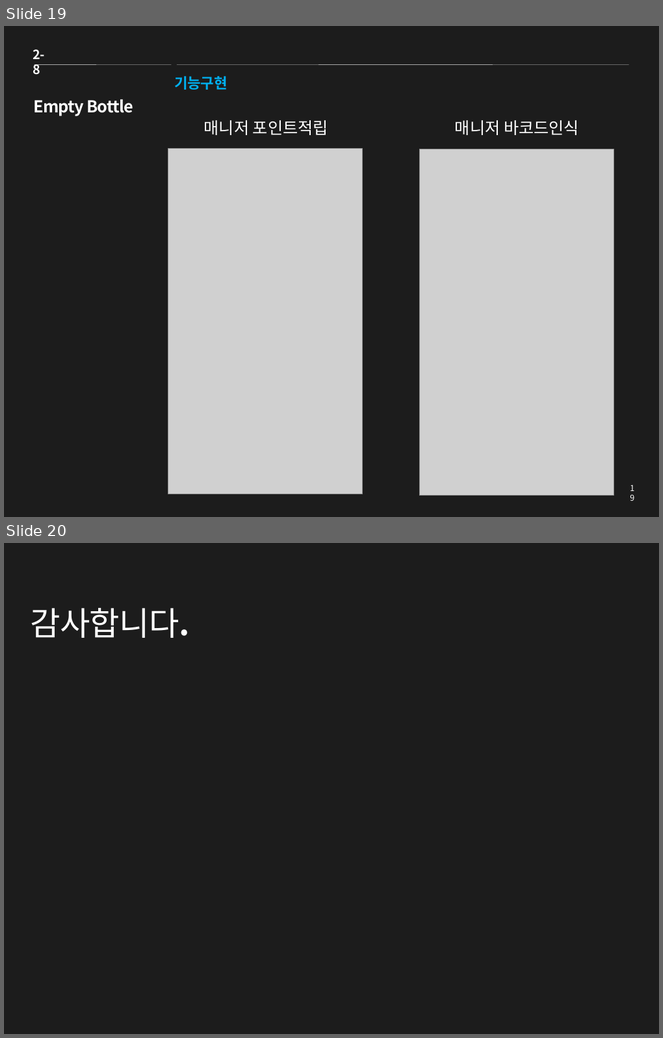
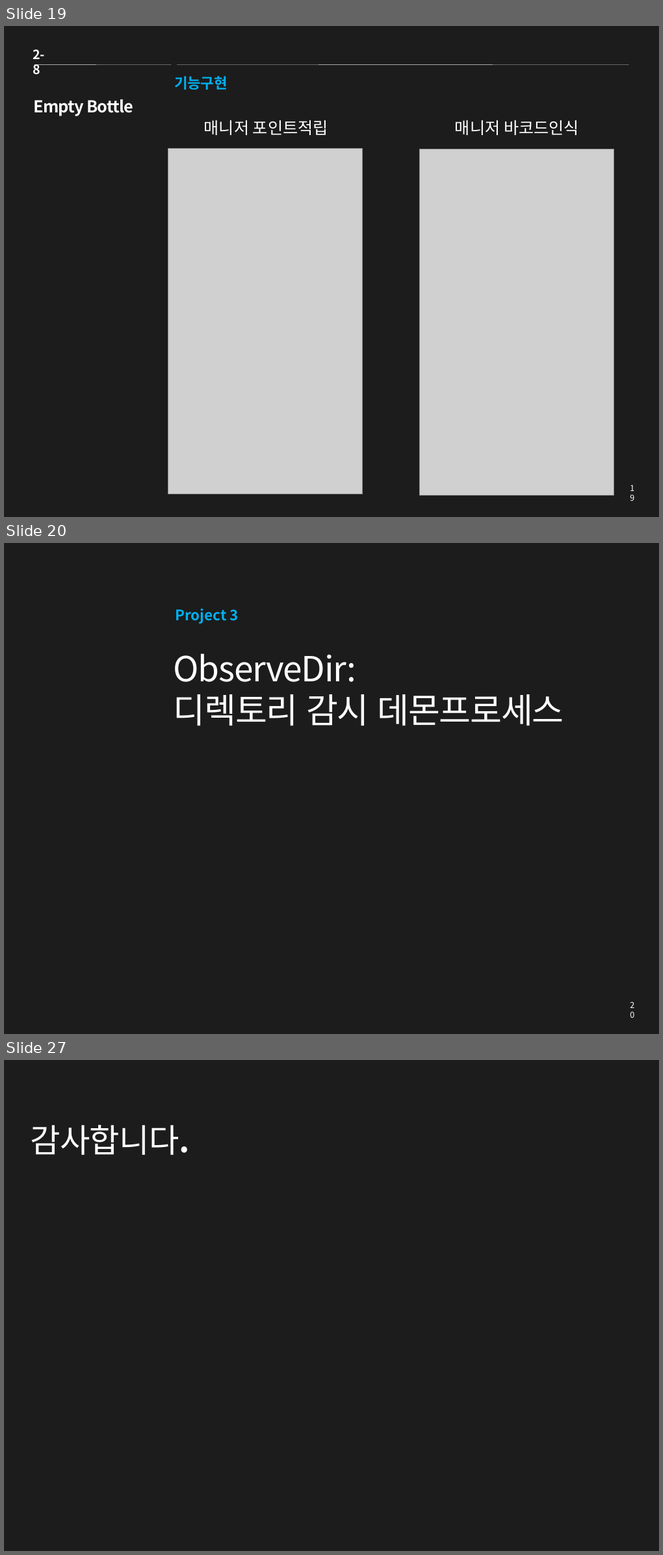
Before and after one commit to Guyclops/Resume, a slide deck: 신준태_포트폴리오.pptx. Shown one above the other, each under a label of ours: slides 19 and 20 before the commit, slides 19, 20 and 27 after it; the slides between them are not shown. The pictures are 663x1038 and 663x1555 pixels, drawn with LibreOffice and Linux fonts; fonts in the diff are those of the drawing; grey boxes stand for pictures. Boxes give left, top, right and bottom in pixels: in the first picture for what was removed or moved away, otherwise in the second. Text is boxed around its words. In the diff, an @@ line names an element or a change of style, - is before the commit and + after.

Commit message:
20171109 ObserveDir 프로젝트 추가

```diff
--- a/신준태_포트폴리오.pptx
+++ b/신준태_포트폴리오.pptx
@@ slide 20 added at bbox=[4, 543, 659, 1034], background #1C1C1C @@
@@ text added at bbox=[176, 609, 239, 624], 16 pt, text #00B0F0, bold @@
+Project 3
@@ title added at bbox=[174, 653, 564, 726], 38 pt, text #FFFFFF @@
+ObserveDir:
+디렉토리 감시 데몬프로세스
@@ page number added at bbox=[623, 997, 642, 1014], 9 pt, text #FFFFFF @@
+20
@@ what was slide 20 is now slide 27 @@
```
Also in this commit, not shown: 2 slides changed, 6 other slides added, 1 other file.
